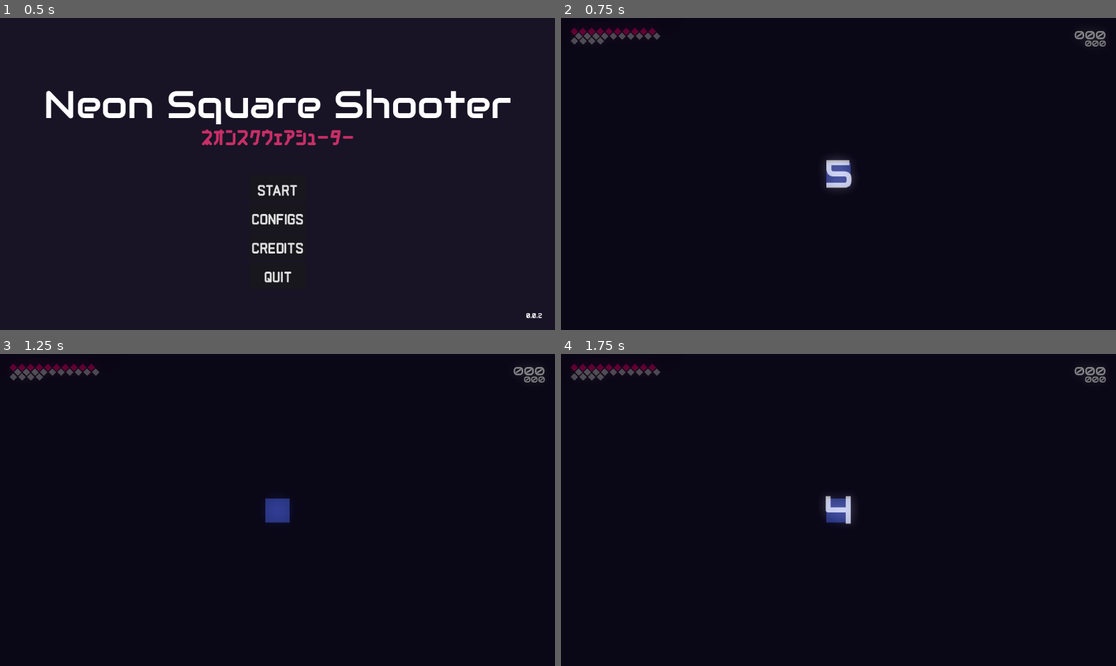
Above: before the commit, frames 1-4 (two rows, left to right).
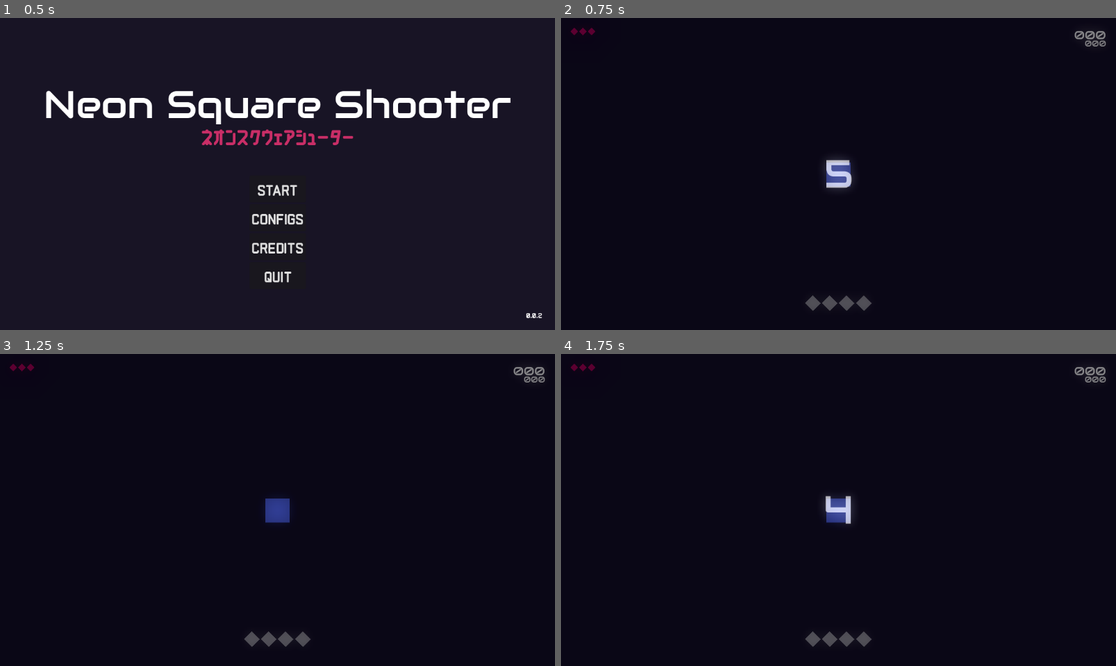
Above: after the commit, the same moments.

Repository: matheusmondenez/my-first-platform-game
Game: Godot game, scene res://wave_shooter/ui/main_menu.tscn
Same seed, same stepped clock (60 frames per second), same inputs: the game is played once before the commit and once after it.
Inputs (mouse positions are in pixels of both pictures, inside the frame that each line leads up to):
- Up to frame 1 (0.5 s): no input
- Up to frame 2 (0.75 s): click "START" at 0.5 s
- Up to frame 3 (1.25 s): no input
- Up to frame 4 (1.75 s): tap Enter at 1.25 s; move the mouse to (960, 494) at 1.27 s; press the mouse at (960, 494) at 1.28 s; hold D (right) from 1.28 s (still down); tap Space (jump) at 1.52 s

Frame 1 is identical in both runs. In frame 2, 0.7% of the frame differs, in the area x 1-56%, y 3-94%; in frame 3, 0.7%; in frame 4, 0.7%.

Commit message:
implements functional life increment and decrement and hud

Diff:
--- a/wave_shooter/entities/player/player.gd
+++ b/wave_shooter/entities/player/player.gd
@@ -1,8 +1,8 @@
 extends Polygon2D
 
 signal life_decreased
+signal life_inreased
 
-#var stats: BaseStats
 @export var lifes: int = 3
 	#set(value): emit_signal("life_decreased")
 
--- a/wave_shooter/entities/power_up.gd
+++ b/wave_shooter/entities/power_up.gd
@@ -6,8 +6,8 @@
 
 func _ready() -> void:
 	var tween = create_tween().set_ease(Tween.EASE_IN_OUT)
-	tween.tween_property(self, "scale", Vector2(1.3, 1.3), 0.07).from(Vector2(0.5, 0.5))
-	tween.tween_property(self, "scale", Vector2(1, 1), 0.04)
+	#tween.tween_property(self, "scale", Vector2(1.3, 1.3), 0.07).from(Vector2(0.5, 0.5))
+	#tween.tween_property(self, "scale", Vector2(1, 1), 0.04)
 
 func _process(delta: float) -> void:
 	if $Timer.time_left < 3 and $Timer.time_left > 1:
@@ -17,9 +17,13 @@
 
 func _on_area_2d_area_entered(area: Area2D) -> void:
 	if area.is_in_group("player"):
-		Global.player.power_ups.append("green")
-		Global.player.add_child(shield_scene.instantiate())
-		emit_signal("powered_up")
+		if get_meta("spawn_type") == "life":
+			Global.player.lifes += 1
+			Global.player.emit_signal("life_inreased")
+		elif get_meta("spawn_type") == "power_up":
+			Global.player.power_ups.append("green")
+			Global.player.add_child(shield_scene.instantiate())
+			emit_signal("powered_up")
 		queue_free()
 
 func _on_timer_timeout() -> void:
--- a/wave_shooter/levels/arena.gd
+++ b/wave_shooter/levels/arena.gd
@@ -1,11 +1,14 @@
 extends Node2D
 
 var explosion_scene: PackedScene = preload("res://wave_shooter/fx/explosion.tscn")
+var life_scene: PackedScene = preload("res://wave_shooter/entities/life.tscn")
 
 func _ready() -> void:
-	Global.player.life_decreased.connect(update_hud_lifes)
+	Global.player.life_decreased.connect(update_hud_lifes.bind(false))
+	Global.player.life_inreased.connect(update_hud_lifes.bind(true))
 	Global.parent_node_creation = self
 	Global.points = 0
+	init_hud_lifes()
 
 func _exit_tree() -> void:
 	Global.parent_node_creation = null
@@ -26,8 +29,23 @@
 	var power_up_index = round(randi_range(0, Configs.WAVES[1].power_ups.size() - 1))
 	var power_up = Global.instance_node(Configs.WAVES[1].power_ups[power_up_index]["scene"], power_up_position, self)
 	power_up.powered_up.connect(update_hud_power_ups)
+	power_up.set_meta("spawn_type", "power_up")
 
-func update_hud_lifes() -> void:
+func _on_life_spawn_timer_timeout() -> void:
+	var life_position = Vector2(randi_range(0, 1152), randi_range(0, 648))
+	var life = Global.instance_node(Configs.WAVES[1].power_ups[0]["scene"], life_position, self)
+	life.color = Color("ad0057")
+	life.set_meta("spawn_type", "life")
+
+func init_hud_lifes() -> void:
+	for life in Global.player.lifes:
+		Global.instance_node(life_scene, $UI/HUD/Life/Markers.get_child(life).global_position, $UI/HUD/Life)
+
+func add_hud_life() -> void:
+	print("LIFES: ", Global.player.lifes)
+	Global.instance_node(life_scene, $UI/HUD/Life/Markers.get_child(Global.player.lifes - 1).global_position, $UI/HUD/Life)
+
+func remove_hud_life() -> void:
 	var life = $UI/HUD/Life.get_child($UI/HUD/Life.get_child_count() - 1)
 	var life_position = life.global_position
 	life.queue_free()
@@ -36,6 +54,12 @@
 	explosion.scale_amount_max = 17.5
 	explosion.modulate = Color("c92e67")
 
+func update_hud_lifes(teste: bool) -> void:
+	if teste:
+		add_hud_life()
+	else:
+		remove_hud_life()
+
 func update_hud_power_ups() -> void:
 	pass
 	#var power_up = Global.instance_node(Configs.WAVES[1].power_ups[0]["icon"], $UI/HUD/PowerUps/Marker2D.global_position, $UI/HUD/PowerUps)
--- a/wave_shooter/levels/arena.tscn
+++ b/wave_shooter/levels/arena.tscn
@@ -8,7 +8,6 @@
 [ext_resource type="Script" path="res://wave_shooter/ui/points.gd" id="4_qyixy"]
 [ext_resource type="Script" path="res://wave_shooter/ui/high_score.gd" id="5_60vb7"]
 [ext_resource type="Script" path="res://wave_shooter/ui/camera.gd" id="5_nfxav"]
-[ext_resource type="PackedScene" uid="uid://8v7ksxovmwb5" path="res://wave_shooter/entities/life.tscn" id="8_3r7at"]
 [ext_resource type="PackedScene" uid="uid://dwcwbtu515v06" path="res://wave_shooter/ui/cooldown_icon.tscn" id="9_k2c0a"]
 
 [sub_resource type="Environment" id="Environment_sgqdw"]
@@ -39,6 +38,10 @@
 [node name="DificultyTimer" type="Timer" parent="."]
 
 [node name="PowerUpSpawnTimer" type="Timer" parent="."]
+wait_time = 10.0
+autostart = true
+
+[node name="LifeSpawnTimer" type="Timer" parent="."]
 wait_time = 10.0
 autostart = true
 
@@ -115,35 +118,47 @@
 position = Vector2(69, 36)
 shape = SubResource("RectangleShape2D_vjnuk")
 
-[node name="1" parent="UI/HUD/Life" instance=ExtResource("8_3r7at")]
+[node name="Markers" type="Node2D" parent="UI/HUD/Life"]
+
+[node name="Marker1" type="Marker2D" parent="UI/HUD/Life/Markers"]
 position = Vector2(28, 28)
-
-[node name="2" parent="UI/HUD/Life" instance=ExtResource("8_3r7at")]
+scale = Vector2(0.0152225, 9.33333)
+
+[node name="Marker2" type="Marker2D" parent="UI/HUD/Life/Markers"]
 position = Vector2(46, 28)
-
-[node name="3" parent="UI/HUD/Life" instance=ExtResource("8_3r7at")]
+scale = Vector2(0.0152225, 9.33333)
+
+[node name="Marker3" type="Marker2D" parent="UI/HUD/Life/Markers"]
 position = Vector2(64, 28)
-
-[node name="4" parent="UI/HUD/Life" instance=ExtResource("8_3r7at")]
+scale = Vector2(0.0152225, 9.33333)
+
+[node name="Marker4" type="Marker2D" parent="UI/HUD/Life/Markers"]
 position = Vector2(82, 28)
-
-[node name="5" parent="UI/HUD/Life" instance=ExtResource("8_3r7at")]
+scale = Vector2(0.0152225, 9.33333)
+
+[node name="Marker5" type="Marker2D" parent="UI/HUD/Life/Markers"]
 position = Vector2(100, 28)
-
-[node name="6" parent="UI/HUD/Life" instance=ExtResource("8_3r7at")]
+scale = Vector2(0.0152225, 9.33333)
+
+[node name="Marker6" type="Marker2D" parent="UI/HUD/Life/Markers"]
 position = Vector2(118, 28)
-
-[node name="7" parent="UI/HUD/Life" instance=ExtResource("8_3r7at")]
+scale = Vector2(0.0152225, 9.33333)
+
+[node name="Marker7" type="Marker2D" parent="UI/HUD/Life/Markers"]
 position = Vector2(136, 28)
-
-[node name="8" parent="UI/HUD/Life" instance=ExtResource("8_3r7at")]
+scale = Vector2(0.0152225, 9.33333)
+
+[node name="Marker8" type="Marker2D" parent="UI/HUD/Life/Markers"]
 position = Vector2(154, 28)
-
-[node name="9" parent="UI/HUD/Life" instance=ExtResource("8_3r7at")]
+scale = Vector2(0.0152225, 9.33333)
+
+[node name="Marker9" type="Marker2D" parent="UI/HUD/Life/Markers"]
 position = Vector2(172, 28)
-
-[node name="10" parent="UI/HUD/Life" instance=ExtResource("8_3r7at")]
+scale = Vector2(0.0152225, 9.33333)
+
+[node name="Marker10" type="Marker2D" parent="UI/HUD/Life/Markers"]
 position = Vector2(190, 28)
+scale = Vector2(0.0152225, 9.33333)
 
 [node name="PowerUps" type="Control" parent="UI/HUD"]
 layout_mode = 1
@@ -153,75 +168,45 @@
 grow_horizontal = 2
 grow_vertical = 2
 
-[node name="1" parent="UI/HUD/PowerUps" instance=ExtResource("9_k2c0a")]
-layout_mode = 0
-offset_left = 37.0
-offset_top = 30.0
-offset_right = 48.3
-offset_bottom = 41.3
-
-[node name="2" parent="UI/HUD/PowerUps" instance=ExtResource("9_k2c0a")]
-layout_mode = 0
-offset_left = 55.0
-offset_top = 30.0
-offset_right = 66.3
-offset_bottom = 41.3
-
-[node name="3" parent="UI/HUD/PowerUps" instance=ExtResource("9_k2c0a")]
-layout_mode = 0
-offset_left = 73.0
-offset_top = 30.0
-offset_right = 84.3
-offset_bottom = 41.3
-
-[node name="4" parent="UI/HUD/PowerUps" instance=ExtResource("9_k2c0a")]
-layout_mode = 0
-offset_left = 91.0
-offset_top = 30.0
-offset_right = 102.3
-offset_bottom = 41.3
-
-[node name="5" parent="UI/HUD/PowerUps" instance=ExtResource("9_k2c0a")]
-layout_mode = 0
-offset_left = 109.0
-offset_top = 30.0
-offset_right = 120.3
-offset_bottom = 41.3
-
-[node name="6" parent="UI/HUD/PowerUps" instance=ExtResource("9_k2c0a")]
-layout_mode = 0
-offset_left = 127.0
-offset_top = 30.0
-offset_right = 138.3
-offset_bottom = 41.3
-
-[node name="7" parent="UI/HUD/PowerUps" instance=ExtResource("9_k2c0a")]
-layout_mode = 0
-offset_left = 145.0
-offset_top = 30.0
-offset_right = 156.3
-offset_bottom = 41.3
-
-[node name="8" parent="UI/HUD/PowerUps" instance=ExtResource("9_k2c0a")]
-layout_mode = 0
-offset_left = 163.0
-offset_top = 30.0
-offset_right = 174.3
-offset_bottom = 41.3
-
-[node name="9" parent="UI/HUD/PowerUps" instance=ExtResource("9_k2c0a")]
-layout_mode = 0
-offset_left = 181.0
-offset_top = 30.0
-offset_right = 192.3
-offset_bottom = 41.3
-
-[node name="10" parent="UI/HUD/PowerUps" instance=ExtResource("9_k2c0a")]
-layout_mode = 0
-offset_left = 199.0
-offset_top = 30.0
-offset_right = 210.3
-offset_bottom = 41.3
+[node name="Marker1" type="Marker2D" parent="UI/HUD/PowerUps"]
+position = Vector2(37, 37)
+rotation = 0.785398
+
+[node name="Marker2" type="Marker2D" parent="UI/HUD/PowerUps"]
+position = Vector2(55, 37)
+rotation = 0.785398
+
+[node name="Marker3" type="Marker2D" parent="UI/HUD/PowerUps"]
+position = Vector2(73, 37)
+rotation = 0.785398
+
+[node name="Marker4" type="Marker2D" parent="UI/HUD/PowerUps"]
+position = Vector2(91, 37)
+rotation = 0.785398
+
+[node name="Marker5" type="Marker2D" parent="UI/HUD/PowerUps"]
+position = Vector2(109, 37)
+rotation = 0.785398
+
+[node name="Marker6" type="Marker2D" parent="UI/HUD/PowerUps"]
+position = Vector2(127, 37)
+rotation = 0.785398
+
+[node name="Marker7" type="Marker2D" parent="UI/HUD/PowerUps"]
+position = Vector2(145, 37)
+rotation = 0.785398
+
+[node name="Marker8" type="Marker2D" parent="UI/HUD/PowerUps"]
+position = Vector2(163, 37)
+rotation = 0.785398
+
+[node name="Marker9" type="Marker2D" parent="UI/HUD/PowerUps"]
+position = Vector2(181, 37)
+rotation = 0.785398
+
+[node name="Marker10" type="Marker2D" parent="UI/HUD/PowerUps"]
+position = Vector2(199, 37)
+rotation = 0.785398
 
 [node name="Skills" type="Control" parent="UI/HUD"]
 layout_mode = 1
@@ -233,38 +218,38 @@
 
 [node name="1" parent="UI/HUD/Skills" instance=ExtResource("9_k2c0a")]
 layout_mode = 0
-offset_left = 27.9903
-offset_top = 40.0
-offset_right = 39.2903
-offset_bottom = 51.3
+offset_left = 523.0
+offset_top = 576.0
+offset_right = 546.0
+offset_bottom = 599.0
 color = Color(0.713414, 0.000948368, 0.804115, 1)
 cooldown = 0.0
 
 [node name="2" parent="UI/HUD/Skills" instance=ExtResource("9_k2c0a")]
 layout_mode = 0
-offset_left = 45.9903
-offset_top = 40.0
-offset_right = 57.2903
-offset_bottom = 51.3
-color = Color(0.713726, 0, 0.803922, 1)
+offset_left = 558.0
+offset_top = 576.0
+offset_right = 581.0
+offset_bottom = 599.0
+color = Color(0.713414, 0.000948368, 0.804115, 1)
 cooldown = 0.0
 
 [node name="3" parent="UI/HUD/Skills" instance=ExtResource("9_k2c0a")]
 layout_mode = 0
-offset_left = 63.9903
-offset_top = 40.0
-offset_right = 75.2903
-offset_bottom = 51.3
-color = Color(0.713726, 0, 0.803922, 1)
-cooldown = 0.0
-
-[node name="4" parent="UI/HUD/Skills" instance=ExtResource("9_k2c0a")]
-layout_mode = 0
-offset_left = 81.9903
-offset_top = 40.0
-offset_right = 93.2903
-offset_bottom = 51.3
-color = Color(0.713726, 0, 0.803922, 1)
+offset_left = 593.0
+offset_top = 576.0
+offset_right = 616.0
+offset_bottom = 599.0
+color = Color(0.713414, 0.000948368, 0.804115, 1)
+cooldown = 0.0
+
+[node name="5" parent="UI/HUD/Skills" instance=ExtResource("9_k2c0a")]
+layout_mode = 0
+offset_left = 629.0
+offset_top = 576.0
+offset_right = 652.0
+offset_bottom = 599.0
+color = Color(0.713414, 0.000948368, 0.804115, 1)
 cooldown = 0.0
 
 [node name="Camera" type="Camera2D" parent="."]
@@ -276,6 +261,7 @@
 [connection signal="timeout" from="EnemySpawnTimer" to="." method="_on_enemy_spawn_timer_timeout"]
 [connection signal="timeout" from="DificultyTimer" to="." method="_on_dificulty_timer_timeout"]
 [connection signal="timeout" from="PowerUpSpawnTimer" to="." method="_on_power_up_spawn_timer_timeout"]
+[connection signal="timeout" from="LifeSpawnTimer" to="." method="_on_life_spawn_timer_timeout"]
 [connection signal="area_entered" from="UI/HUD/Score/PointsArea" to="UI/HUD" method="_on_points_area_area_entered"]
 [connection signal="area_exited" from="UI/HUD/Score/PointsArea" to="UI/HUD" method="_on_points_area_area_exited"]
 [connection signal="area_entered" from="UI/HUD/Life/LifeArea" to="UI/HUD" method="_on_life_area_area_entered"]
Not shown: 1 places in wave_shooter/levels/arena.tscn that only renumber resources
